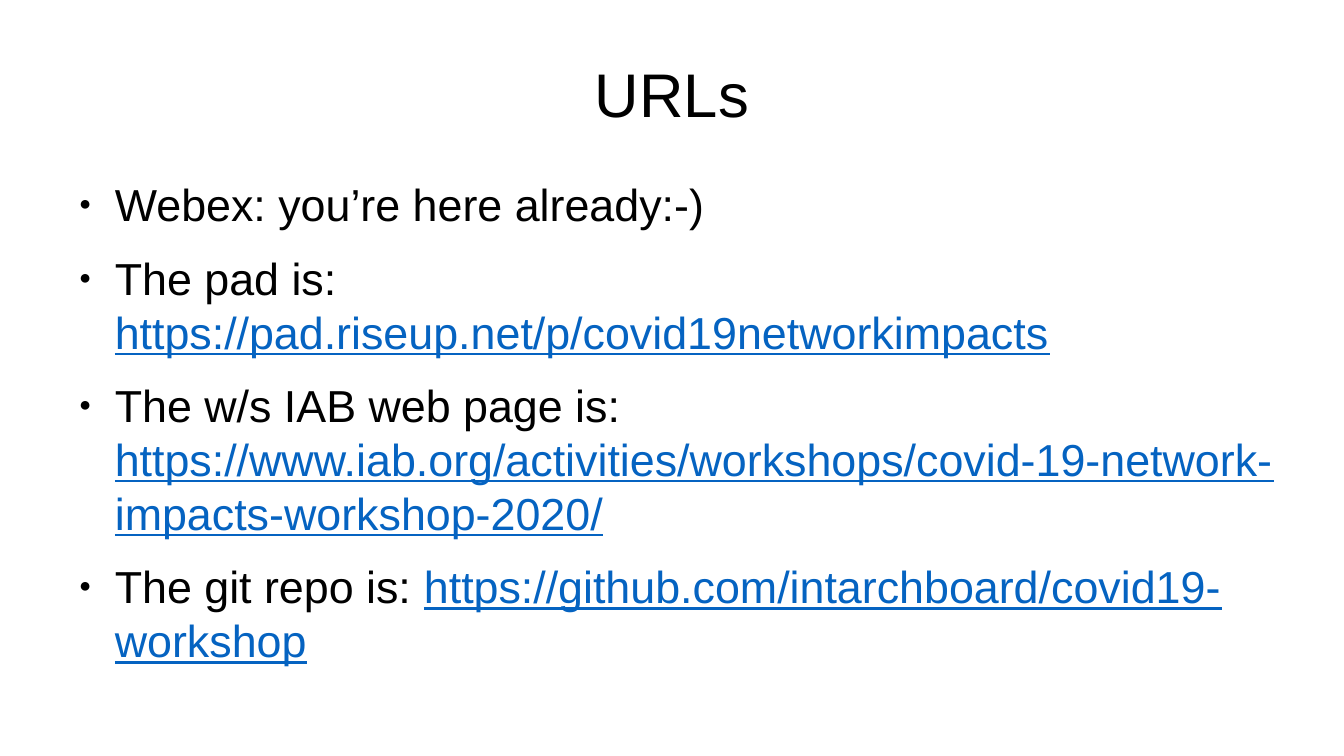
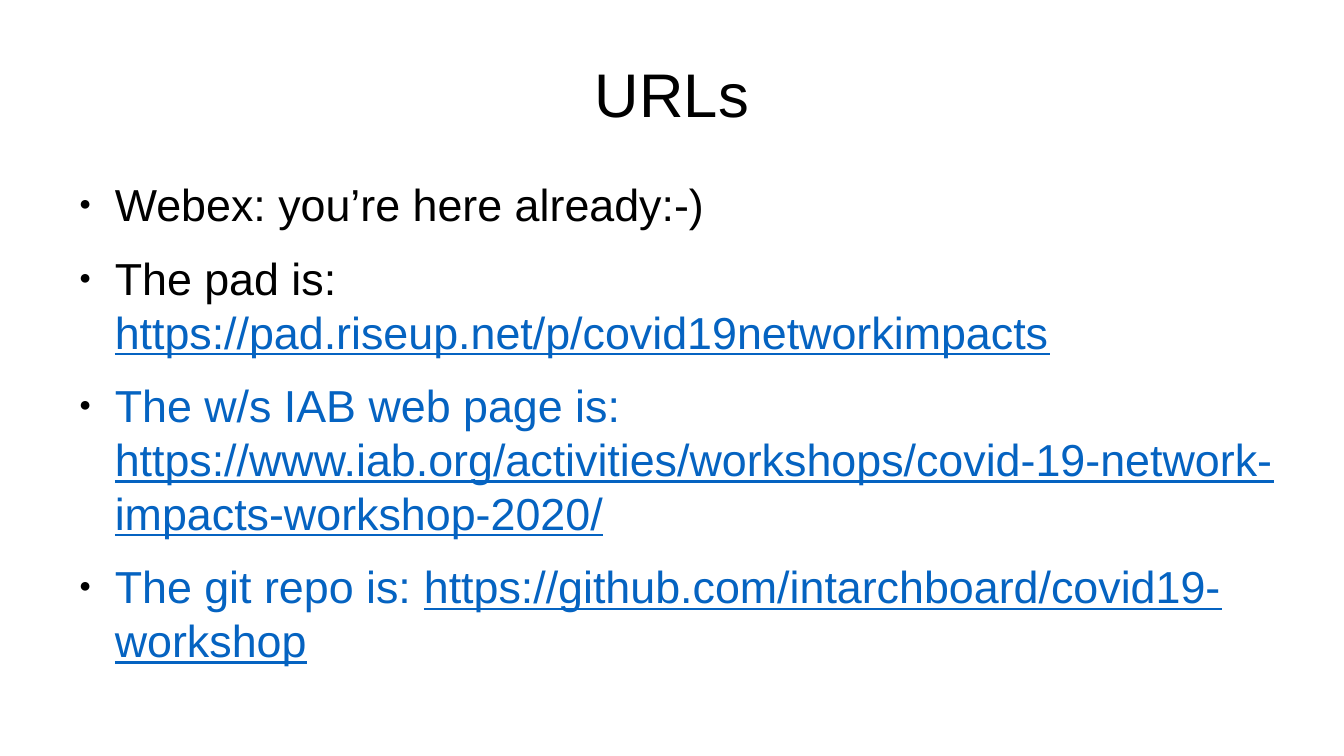
Before and after one commit to intarchboard/workshop-covid19, a slide deck: slide 3 of IAB-Covid-workshop-day3.pptx. Drawn at 1344x756 pixels with LibreOffice and Linux fonts; fonts in the diff are those of the drawing. Boxes give left, top, right and bottom in pixels: in the first picture for what was removed or moved away, otherwise in the second. Text is boxed around its words. In the diff, an @@ line names an element or a change of style, - is before the commit and + after.

```diff
--- a/IAB-Covid-workshop-day3.pptx
+++ b/IAB-Covid-workshop-day3.pptx
@@ text at bbox=[115, 389, 1272, 612]: text colour #000000 to #0563C1 in "The w/s IAB web page is:", "The git repo is:" @@
```
Also in this commit, not shown: 1 other slide changed.
